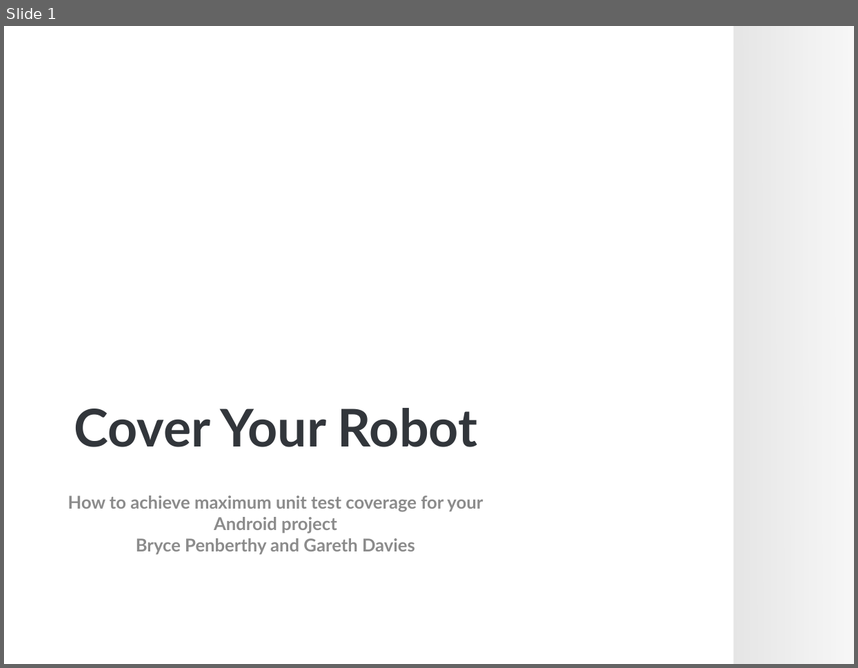
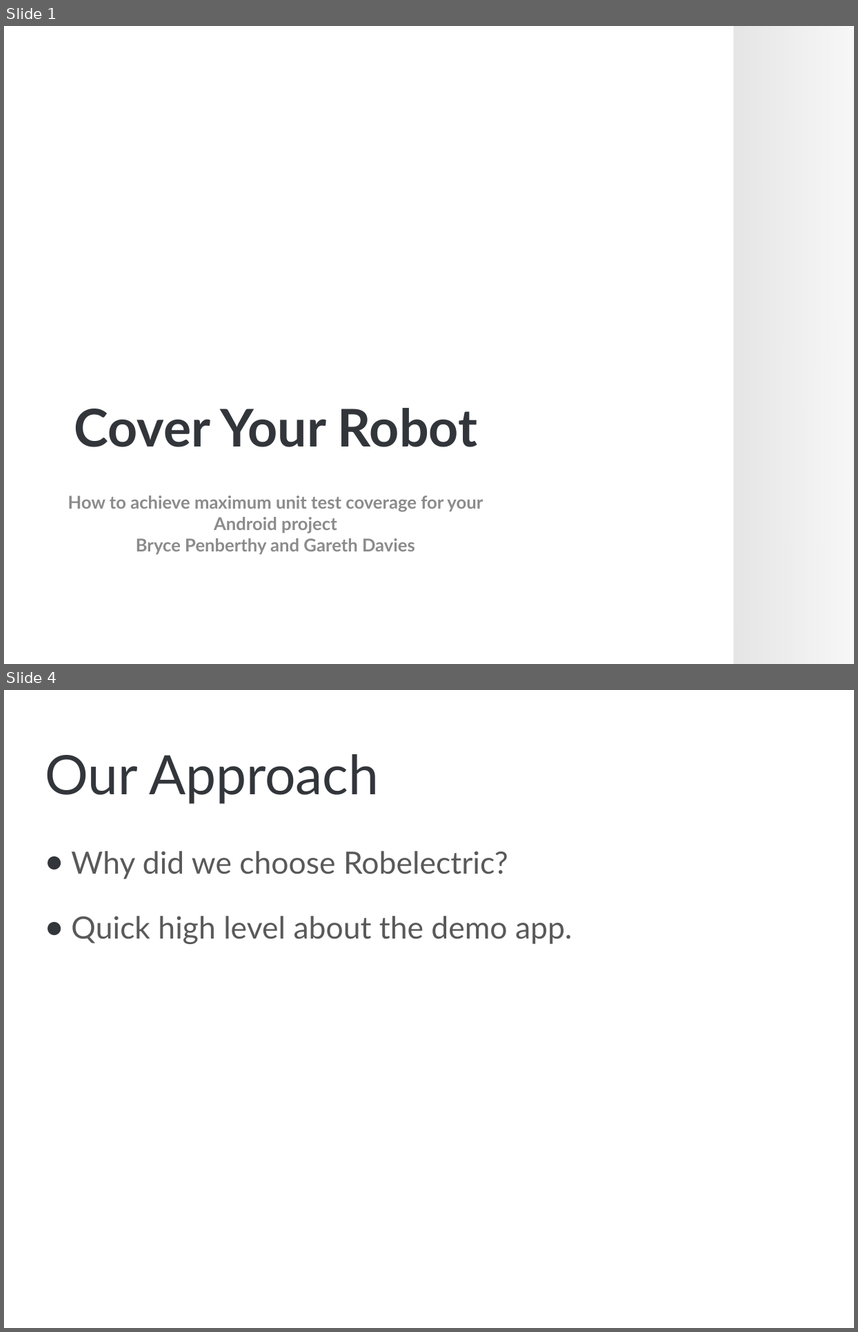
Before and after one commit to brycep/thomas, a slide deck: thomas-android/src/main/presentations/Unit Testing.pptx. Shown one above the other, each under a label of ours: slide 1 before the commit, slides 1 and 4 after it; the slides between them are not shown. The pictures are 858x668 and 858x1332 pixels, drawn with LibreOffice and Linux fonts; fonts in the diff are those of the drawing; background and template pictures are left out. Boxes give left, top, right and bottom in pixels: in the first picture for what was removed or moved away, otherwise in the second. Text is boxed around its words. In the diff, an @@ line names an element or a change of style, - is before the commit and + after.

```diff
--- a/thomas-android/src/main/presentations/Unit Testing.pptx
+++ b/thomas-android/src/main/presentations/Unit Testing.pptx
@@ slide 4 added at (4, 690, 854, 1328), background picture (left out) @@
@@ title added at (45, 754, 379, 804), 46 pt, text #32363B @@
+Our Approach
@@ text added at (71, 851, 572, 944), 26 pt, text #595959 @@
+● Why did we choose Robelectric?
+● Quick high level about the demo app.
```
Also in this commit, not shown: 9 other slides added.
